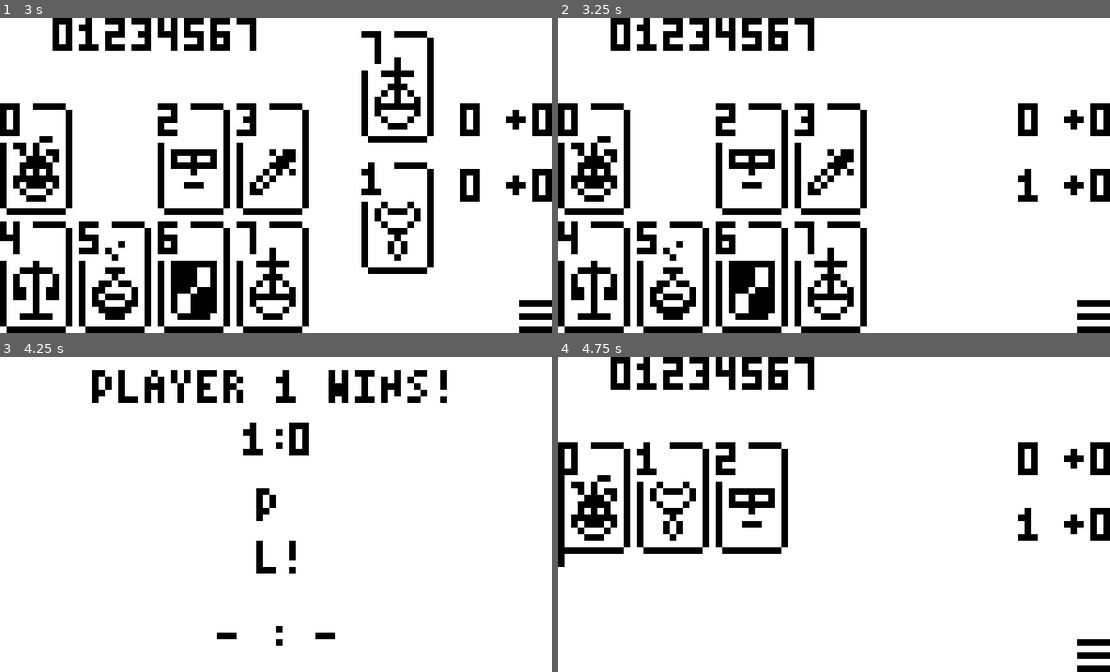
Above: before the commit, frames 1-4 (two rows, left to right).
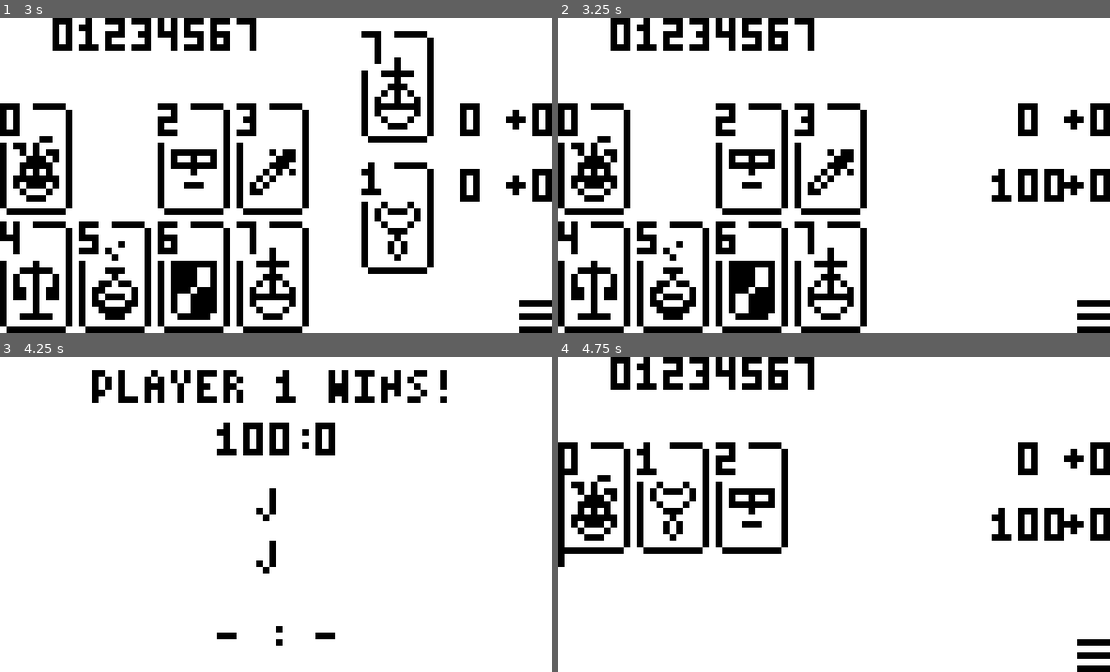
Above: after the commit, the same moments.

Repository: wil-low/braverats
Game: Godot game, scene res://application/application.tscn
Two runs of this game, one before a commit and one after it. Both use one fixed random seed, a clock stepped at 60 frames per second and the inputs below.
Inputs (mouse positions are in pixels of both pictures, inside the frame that each line leads up to):
- Up to frame 1 (3 s): click (281, 144) at 0.5 s; click "0" at 1.25 s; click "1" at 2 s; click "7" at 2.75 s
- Up to frame 2 (3.25 s): no input
- Up to frame 3 (4.25 s): click "2" at 3.5 s
- Up to frame 4 (4.75 s): click (834, 514) at 4.25 s

Frame 1 is identical in both runs. In frame 2, 0.7% of the frame differs, in the area x 78-92%, y 47-59%; in frame 3, 1.9%, in the area x 39-61%, y 20-69%; in frame 4, 0.7%.

Commit message:
resolve_round() refactored

Diff:
--- a/godot/main/game_logic.gd
+++ b/godot/main/game_logic.gd
@@ -27,120 +27,146 @@
 # ─── Core Functions ─────────────────────────────────────────────────────────
 
 ## Resolve a single round given both players' cards.
-## Returns a RoundResult.
-## Updates GameState with the result (called by GameState).
-##
-## Special interactions:
-## - Both play same card → effects cancel (except Jester→hold, General→both get +2)
-## - Jester nullifies opponent's effect entirely
-## - Lady instant-wins only if opponent played Prince
-## - General +2 applies to current card, persists, not nullifiable
-## - Assassin inverts result (applies after other effects)
-## - Prince wins vs all except Lady and Assassin
-static func resolve_round(card0: Card, card1: Card, gs: GameState) -> GameState.RoundResult:
-	# ─── Both play same card ─────────────────────────────────────────────
-	if card0.power == card1.power:
-		match card0.power:
-			Card.Power.Jester:
-				return GameState.RoundResult.HOLD # Jester vs Jester → hold
-			Card.Power.General:
-				# Both get +2 to next card (persistent effect)
-				gs.effects[0] = Card.Power.General
-				gs.effects[1] = Card.Power.General
-				# Same power = tie → Player0 wins (first to act in original)
-				return GameState.RoundResult.PLAYER0_WINS
-			_:
-				# Same card: compare strength (equal), Player0 wins ties
-				return GameState.RoundResult.PLAYER0_WINS
-
-	# ─── Step 1: Magician nullifies opponent's effect (before General) ──
-	# General's +2 is persistent and NOT nullifiable — it only flags for next round.
-	# Magician nullifies the opponent's card EFFECT but not General's persistent +2.
-	var nullified0: bool = card0.power == Card.Power.Magician
-	var nullified1: bool = card1.power == Card.Power.Magician
-
-	# ─── Step 2: Jester nullifies opponent's card (overrides all effects) ─
-	# Jester beats Magician (Jester nullifies Magician's effect too).
-	# Jester nullifies everything including Prince → hold.
-	if card0.power == Card.Power.Jester or card1.power == Card.Power.Jester:
-		return GameState.RoundResult.HOLD
-
-	# ─── Step 3: Lady vs Prince instant win (not nullifiable) ────────────
-	if card0.power == Card.Power.Lady and card1.power == Card.Power.Prince:
-		return GameState.RoundResult.PLAYER0_WINS
-	if card1.power == Card.Power.Lady and card0.power == Card.Power.Prince:
-		return GameState.RoundResult.PLAYER1_WINS
-
-	# ─── Step 4: Compute effective power for comparison ──────────────────
-	# General does NOT boost current card — only flags for next round.
-	# Magician nullifies opponent's effect (sets their effective power to 0).
-	var power0: int = card0.power
-	var power1: int = card1.power
-	if card0.power == Card.Power.General:
-		gs.effects[0] = Card.Power.General # Flag for next round
-	if card1.power == Card.Power.General:
-		gs.effects[1] = Card.Power.General # Flag for next round
-
-	# Apply nullification (Magician sets opponent to 0, but NOT General)
-	if nullified0:
-		if card0.power != Card.Power.General:
-			power0 = 0
-	if nullified1:
-		if card1.power != Card.Power.General:
-			power1 = 0
-
-	# ─── Step 5: Base strength comparison ────────────────────────────────
-	var comparison: int
-	if power0 > power1:
-		comparison = 1 # Player0 wins
-	elif power1 > power0:
-		comparison = -1 # Player1 wins
+## Mirrors resolve_round() in braverats/core.cpp:
+##  1. Apply General +2 to base values (from carried effect)
+##  2. Clear effects immediately
+##  3. Compare values
+##  4. If neither card is Magician:
+##     - Jester or equal values → Hold
+##     - Assassin inverts comparison
+##     - Spy/General set next-round effects
+##     - Prince vs Lady → instant game win
+static func resolve_round(card0: Card, card1: Card, gs: GameState) -> GameState:
+	var new_state = gs.duplicate()
+	# Step 1: Apply General +2 to base card power values
+	var p0_value: int = card0.power
+	var p1_value: int = card1.power
+	if gs.effects[0] == Card.Power.General:
+		p0_value += 2
+	if gs.effects[1] == Card.Power.General:
+		p1_value += 2
+
+	# Step 2: Clear effects immediately (General already applied above)
+	new_state.effects[0] = Card.Power.Jester
+	new_state.effects[1] = Card.Power.Jester
+
+	# Step 3: Initial result based on value comparison
+	if p0_value > p1_value:
+		new_state.last_result = GameState.RoundResult.PLAYER0_WINS
+	elif p1_value > p0_value:
+		new_state.last_result = GameState.RoundResult.PLAYER1_WINS
 	else:
-		comparison = 1 # Tie: Player0 wins (first to act in original)
-
-	# ─── Step 6: Assassin inverts result ─────────────────────────────────
-	# Lowest strength wins. Does NOT override Prince or Lady (already handled above).
-	if card0.power == Card.Power.Assassin:
-		comparison = - comparison
-	if card1.power == Card.Power.Assassin:
-		comparison = - comparison
-
-	# Double inversion (both Assassin) → original result preserved
-	if card0.power == Card.Power.Assassin and card1.power == Card.Power.Assassin:
-		comparison = 1 # Tie: Player0 wins
-
-	# ─── Step 7: Spy effect flag (carried forward to next round) ────────
-	if card0.power == Card.Power.Spy:
-		gs.effects[0] = Card.Power.Spy
-	if card1.power == Card.Power.Spy:
-		gs.effects[1] = Card.Power.Spy
-
-	# ─── Step 8: Chancellor tracking ─────────────────────────────────────
-	# Chancellor counts as 2 points if this player wins the round
-	if comparison == 1 and card0.power == Card.Power.Chancellor:
-		gs.chancellor_points[0] += 2
-	if comparison == -1 and card1.power == Card.Power.Chancellor:
-		gs.chancellor_points[1] += 2
-
-	# ─── Return result ───────────────────────────────────────────────────
-	match comparison:
-		1:
-			return GameState.RoundResult.PLAYER0_WINS
-		-1:
-			return GameState.RoundResult.PLAYER1_WINS
-		_:
-			return GameState.RoundResult.HOLD
-
-## Move cards from one collection to another.
-## Used for: discard pile, draw pile, round history.
-## Returns the number of cards moved.
-static func move_cards(source: Array[Card], target: Array[Card]) -> int:
-	var count: int = 0
-	for card in source:
-		target.append(card)
-		count += 1
-	source.clear()
-	return count
+		new_state.last_result = GameState.RoundResult.HOLD
+
+	# Step 4: If neither card is Magician, apply special effects
+	if card0.power != Card.Power.Magician and card1.power != Card.Power.Magician:
+		# Jester or equal values → Hold (overrides everything)
+		if p0_value == p1_value or card0.power == Card.Power.Jester or \
+		   card1.power == Card.Power.Jester:
+			new_state.last_result = GameState.RoundResult.HOLD
+			return new_state
+
+		# Cards must be different for special effects below
+		if card0.power != card1.power:
+			# Assassin inverts comparison (lowest wins)
+			if card0.power == Card.Power.Assassin or \
+			   card1.power == Card.Power.Assassin:
+				if p0_value < p1_value:
+					new_state.last_result = GameState.RoundResult.PLAYER0_WINS
+				else:
+					new_state.last_result = GameState.RoundResult.PLAYER1_WINS
+
+			# Spy: next round opponent reveals first
+			if card0.power == Card.Power.Spy:
+				new_state.effects[0] = Card.Power.Spy
+			if card1.power == Card.Power.Spy:
+				new_state.effects[1] = Card.Power.Spy
+
+			# General: next card gets +2
+			if card0.power == Card.Power.General:
+				new_state.effects[0] = Card.Power.General
+			if card1.power == Card.Power.General:
+				new_state.effects[1] = Card.Power.General
+
+			# Prince vs Lady: instant game win for Lady
+			if card0.power == Card.Power.Prince:
+				if card1.power == Card.Power.Lady:
+					new_state.last_result = GameState.RoundResult.PLAYER1_WINS_GAME
+				else:
+					new_state.last_result = GameState.RoundResult.PLAYER0_WINS
+			if card1.power == Card.Power.Prince:
+				if card0.power == Card.Power.Lady:
+					new_state.last_result = GameState.RoundResult.PLAYER0_WINS_GAME
+				else:
+					new_state.last_result = GameState.RoundResult.PLAYER1_WINS
+
+	return new_state
+
+## Finalize round state after resolution.
+## Mirrors move_cards() in braverats/core.cpp (except card removal).
+## Walks ALL rounds, resolves held rounds, applies points.
+static func finalize_round(gs: GameState, card0: Card, card1: Card, result: GameState.RoundResult) -> void:
+	# Record round in history
+	var points: int = 1
+	var entry := {
+		"card0": card0.power if card0 else Card.Power.Jester,
+		"card1": card1.power if card1 else Card.Power.Jester,
+		"points": points,
+		"result": result,
+		"round": gs.round_count,
+	}
+	gs.round_history.append(entry)
+
+	gs.scores[0] = 0
+	gs.scores[1] = 0
+
+	if result == GameState.RoundResult.PLAYER0_WINS_GAME:
+		gs.scores[0] = 100
+	elif result == GameState.RoundResult.PLAYER1_WINS_GAME:
+		gs.scores[1] = 100
+	else:
+		# Reset unrealized for held round resolution
+		gs.unrealized[0] = 0
+		gs.unrealized[1] = 0
+
+		# Walk through ALL rounds — mirrors C++ move_cards loop
+		for i in range(gs.round_history.size()):
+			var h: Dictionary = gs.round_history[i]
+			var rr: GameState.RoundResult = h.result
+
+			# If this round was Hold, resolve it to current decisive result
+			if rr == GameState.RoundResult.HOLD:
+				h["result"] = result
+				rr = result
+
+			# Determine points for this round
+			match rr:
+				GameState.RoundResult.PLAYER0_WINS:
+					if h.card0 == Card.Power.Chancellor and h.card1 != Card.Power.Magician:
+						points = 2
+						gs.scores[0] += 2
+					else:
+						gs.scores[0] += 1
+				GameState.RoundResult.PLAYER1_WINS:
+					if h.card1 == Card.Power.Chancellor and h.card0 != Card.Power.Magician:
+						points = 2
+						gs.scores[1] += 2
+					else:
+						gs.scores[1] += 1
+				GameState.RoundResult.HOLD:
+					# Still Hold — add to unrealized
+					if h.card0 == Card.Power.Chancellor:
+						gs.unrealized[0] += 2
+					else:
+						gs.unrealized[0] += 1
+					if h.card1 == Card.Power.Chancellor:
+						gs.unrealized[1] += 2
+					else:
+						gs.unrealized[1] += 1
+
+		# Update current round entry points
+		var last: Dictionary = gs.round_history.back()
+		last["points"] = points
 
 ## Check if the game has ended (someone reached target score or all rounds played).
 ## Returns: -1 = game ongoing, 0 = Player0 wins, 1 = Player1 wins, 2 = draw
@@ -179,6 +205,5 @@
 	gs.game_over = false
 	gs.round_count = 0
 	gs.round_history.clear()
-	gs.pending_cmd = false
 	gs.held_cards0 = null
 	gs.held_cards1 = null
--- a/godot/main/game_state.gd
+++ b/godot/main/game_state.gd
@@ -1,5 +1,5 @@
 class_name GameState
-extends RefCounted
+extends Node
 
 ## Centralized game state for Braverats.
 ## Acts as a single source of truth for game flow.
@@ -27,6 +27,8 @@
 	PLAYER0_WINS = 0,
 	PLAYER1_WINS = 1,
 	HOLD = 2,  # Round nullified / on hold
+	PLAYER0_WINS_GAME = 3,
+	PLAYER1_WINS_GAME = 4,
 }
 
 const AI_LEVEL_NAMES := ["Human", "L1", "L2"]
@@ -45,6 +47,8 @@
 ## Cards currently selected by each player (one card each, not yet played)
 var held_cards0: Card = null
 var held_cards1: Card = null
+
+var last_result: RoundResult
 
 ## Round history: each entry is a Dictionary with keys:
 ##   card0, card1, result, player0_wins_round
@@ -73,9 +77,6 @@
 ## Player index who won via Lady vs Prince instant win (-1 = none)
 var lady_beats_prince_player: int = -1
 
-## Flag: player has selected a card, waiting for opponent
-var pending_cmd: bool = false
-
 ## Flag: game has ended
 var game_over: bool = false
 
@@ -90,7 +91,6 @@
 	held_cards1 = null
 	round_count = 0
 	lady_beats_prince_player = -1
-	pending_cmd = false
 	game_over = false
 	round_history.clear()
 
@@ -101,72 +101,6 @@
 ## Set the card Player 1 has selected.
 func hold_card1(card: Card) -> void:
 	held_cards1 = card
-
-## Resolve the current round. Both players must have selected a card.
-## Returns true if the round was resolved (both cards selected).
-func resolve_current_round() -> bool:
-	if held_cards0 == null or held_cards1 == null:
-		return false
-
-	# Resolve the round
-	var result: RoundResult = GameLogic.resolve_round(held_cards0, held_cards1, self)
-
-	# Calculate points for this round (1 normally, 2 if Chancellor wins against non-Magician)
-	var points: int = 1
-	if result == RoundResult.PLAYER0_WINS and held_cards0.power == Card.Power.Chancellor and held_cards1.power != Card.Power.Magician:
-		points = 2
-	elif result == RoundResult.PLAYER1_WINS and held_cards1.power == Card.Power.Chancellor and held_cards0.power != Card.Power.Magician:
-		points = 2
-
-	# Record in history
-	var entry := {
-		"card0": held_cards0.power,
-		"card1": held_cards1.power,
-		"points": points,
-		"result": result,
-		"round": round_count,
-	}
-	round_history.append(entry)
-
-	# Track held rounds
-	if result == RoundResult.HOLD:
-		held_rounds += 1
-	else:
-		# Resolve held rounds: decisive winner takes all held rounds
-		if held_rounds > 0:
-			var winner_idx: int = result as int
-			unrealized[winner_idx] += held_rounds
-			held_rounds = 0
-
-	# Update scores with correct points
-	match result:
-		RoundResult.PLAYER0_WINS:
-			scores[0] += points
-		RoundResult.PLAYER1_WINS:
-			scores[1] += points
-		RoundResult.HOLD:
-			pass # No score change for hold
-
-	# Track Lady vs Prince instant win
-	if held_cards0.power == Card.Power.Lady and held_cards1.power == Card.Power.Prince:
-		lady_beats_prince_player = 0
-	elif held_cards1.power == Card.Power.Lady and held_cards0.power == Card.Power.Prince:
-		lady_beats_prince_player = 1
-
-	# Clear held cards
-	held_cards0 = null
-	held_cards1 = null
-	pending_cmd = false
-
-	# Increment round counter
-	round_count += 1
-
-	# Check winner
-	var winner: int = GameLogic.check_winner(self)
-	if winner >= 0:
-		game_over = true
-
-	return true
 
 ## Get the result of the last resolved round.
 func get_last_round_result() -> RoundResult:
--- a/godot/main/main.gd
+++ b/godot/main/main.gd
@@ -216,7 +216,27 @@
 		c1.set_power(c1.power)  # Flag that General effect is applied
 
 	# Resolve the round
-	var winner: int = _game_state.resolve_current_round()
+
+	# Step 1: Resolve the round (determine result + effects)
+	_game_state = GameLogic.resolve_round(_game_state.held_cards0, _game_state.held_cards1, _game_state)
+
+	# Step 2: Finalize round state (update history, scores, held rounds)
+	GameLogic.finalize_round(_game_state, _game_state.held_cards0, _game_state.held_cards1, _game_state.last_result)
+
+	# Step 3: Increment round counter
+	_game_state.round_count += 1
+
+	# Track Lady vs Prince instant win (already set in resolve_round)
+	# lady_beats_prince_player is set inside resolve_round
+
+	# Clear held cards
+	_game_state.held_cards0 = null
+	_game_state.held_cards1 = null
+
+	# Step 4: Check winner
+	var winner: int = GameLogic.check_winner(_game_state)
+	if winner >= 0:
+		_game_state.game_over = true
 
 	# Update scores and display
 	_update_display()
--- a/godot/player/ai.gd
+++ b/godot/player/ai.gd
@@ -82,14 +82,11 @@
  Positive = good for AI, Negative = bad for AI.
 	"""
 	var opponent_idx := 1 - player_idx
-	var result: GameState.RoundResult
-
-	# Resolve the round using GameLogic
-	result = GameLogic.resolve_round(my_card, opp_card, gs)
+	var new_state := GameLogic.resolve_round(my_card, opp_card, gs)
 
 	var score := 0.0
 
-	match result:
+	match new_state.last_result:
 		GameState.RoundResult.PLAYER0_WINS:
 			if player_idx == 0:
 				score = _get_points(my_card, gs)
@@ -104,14 +101,14 @@
 			score = 0.0  # Draw, no points
 
 	# Bonus: prefer winning with higher-value cards (Chancellor = 2 pts)
-	if (player_idx == 0 and result == GameState.RoundResult.PLAYER0_WINS) or \
-	   (player_idx == 1 and result == GameState.RoundResult.PLAYER1_WINS):
+	if (player_idx == 0 and new_state.last_result == GameState.RoundResult.PLAYER0_WINS) or \
+	   (player_idx == 1 and new_state.last_result == GameState.RoundResult.PLAYER1_WINS):
 		var winner_card := my_card if player_idx == 0 else opp_card
 		if winner_card.power == Card.Power.Chancellor:
 			score += 1.0  # Bonus for knowing Chancellor wins 2 pts
 
 	# Penalize playing against a known strong opponent card
-	if opponent_idx == 0 and result == GameState.RoundResult.PLAYER1_WINS:
+	if opponent_idx == 0 and new_state.last_result == GameState.RoundResult.PLAYER1_WINS:
 		if opp_card.power == Card.Power.Lady:
 			score += 1.5  # Lady beats Prince — good for P1
 		elif opp_card.power == Card.Power.Spy:
